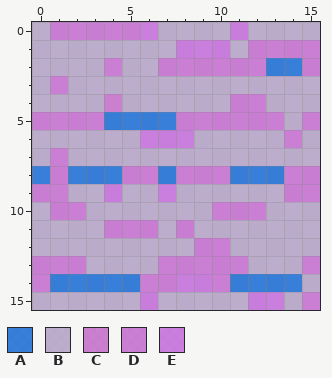
Two versions of one pixel-art sprite, data/biome/shallows/wshallows.png. Above is the file before it was changed.
The file is 16x16 pixels.
Palette (. is transparent): A #2572e0d4  B #c5aad2d4  C #d572d4d4  D #d572dbd4  E #d572e7d4
Pixels before, first column x 0:
 0 BDDDDDEBBBBEBBBB
 1 BBBBBBBBEEEBDDDD
 2 BBBBDBBDDDDDDAAD
 3 BDBBBBBBBBBBBBBB
 4 BBBBCBBBBBBDDBBB
 5 DDDDAAAADDDDDDBD
 6 BBBBBBEEEBBBBBDB
 7 BDBBBBBBBBBBBBBB
 8 ADAAADDADDDAAADD
 9 DDBBEBBEBBBBBBDD
10 BDDBBBBBBBDDDBBB
11 BBBBDDDBDBBBBBBB
12 BBBBBBBBBDDBBBBB
13 DDDBBBBDDDDDBBBD
14 DAAAAADDEEDAAAAB
15 BBBBBBEBBBBBEEBD
New version:
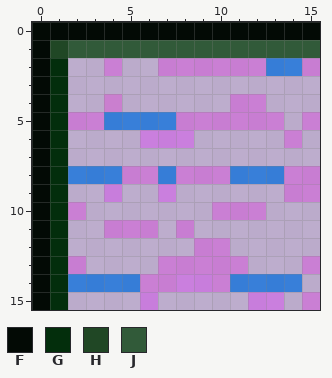
Colours new in this view: F #030a05  G #032e0c  H #204725  J #315a39
Changes in this commit:
y 0: x 0..15 BDDDDDEBBBBEBBBB -> FFFFFFFFFFFFFFFF
y 1: x 0..15 BBBBBBBBEEEBDDDD -> FHJJJJJJJJJJJJJJ
y 2: x 0..1 BB -> FG
y 3: x 0..1 BD -> FG
y 4: x 0..1 BB -> FG
y 5: x 0..1 DD -> FG
y 6: x 0..1 BB -> FG
y 7: x 0..1 BD -> FG
y 8: x 0..1 AD -> FG
y 9: x 0..1 DD -> FG
y 10: x 0..1 BD -> FG
y 11..12: x 0..1 BB -> FG
y 13: x 0..1 DD -> FG
y 14: x 0..1 DA -> FG
y 15: x 0..1 BB -> FG
